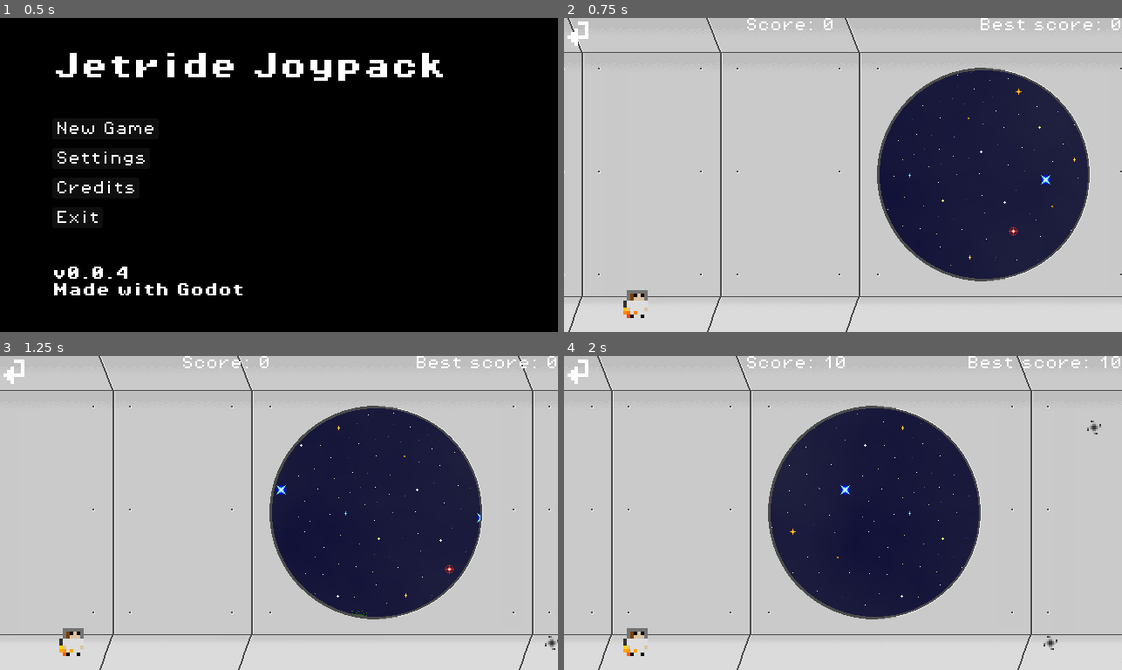
Above: before the commit, frames 1-4 (two rows, left to right).
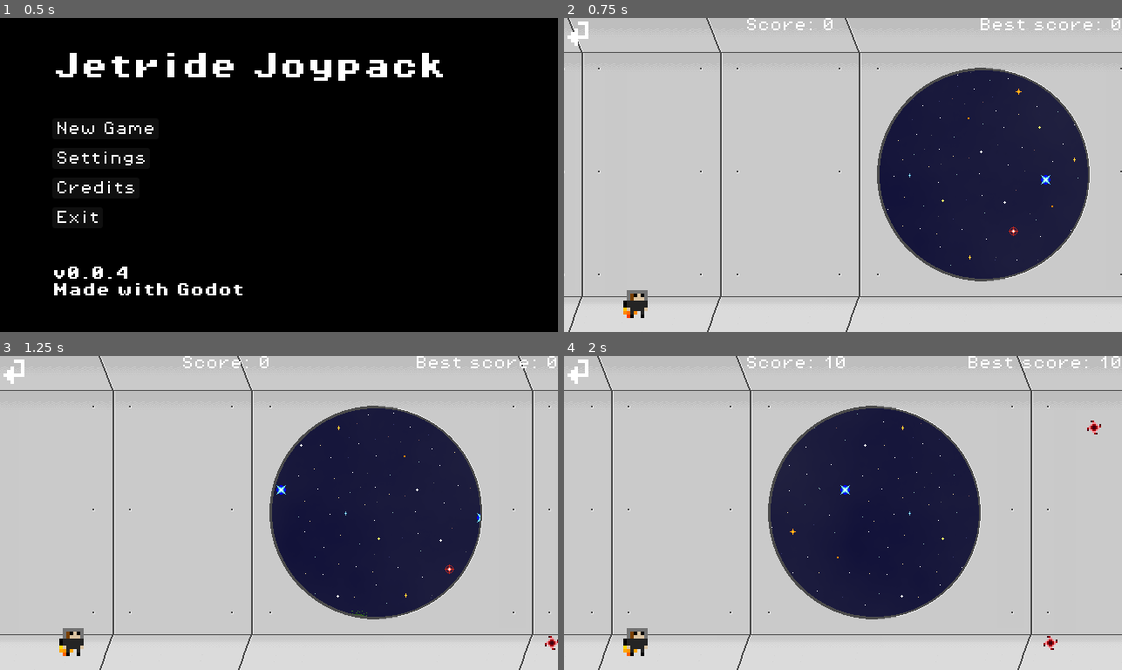
Above: after the commit, the same moments.

Repository: Modailun/jetride-joypack-clone
Game: Godot game, scene res://scenes/main_menu.tscn
Two runs of this game, one before a commit and one after it. Both use one fixed random seed, a clock stepped at 60 frames per second and the inputs below.
Inputs:
- Up to frame 1 (0.5 s): no input
- Up to frame 2 (0.75 s): click "New Game" at 0.5 s
- Up to frame 3 (1.25 s): no input
- Up to frame 4 (2 s): click "New Game" at 1.25 s

Frame 1 is identical in both runs. In frame 2, 0.1% of the frame differs, in the area x 10-15%, y 90-95%; in frame 3, 0.2%; in frame 4, 0.2%, in the area x 10-97%, y 20-95%.

Commit message:
Fixed Player & Obstacle art, Added Credits

Diff:
--- a/project.godot
+++ b/project.godot
@@ -35,6 +35,10 @@
 , null]
 }
 
+[physics]
+
+2d/run_on_separate_thread=true
+
 [rendering]
 
 textures/vram_compression/import_etc2_astc=true
--- a/scenes/credits.tscn
+++ b/scenes/credits.tscn
@@ -6,7 +6,7 @@
 
 [sub_resource type="LabelSettings" id="LabelSettings_ooihk"]
 font = ExtResource("2_0ctdu")
-font_size = 32
+font_size = 24
 
 [node name="Credits" type="MarginContainer"]
 anchors_preset = 15
@@ -39,7 +39,9 @@
 [node name="CreditLabel" type="Label" parent="MarginContainer/HBoxContainer/VBoxContainer/MarginContainer"]
 texture_filter = 1
 layout_mode = 2
-text = "Made by Modailun"
+text = "Programming - Modailun
+
+Art - Essou & Modailun"
 label_settings = SubResource("LabelSettings_ooihk")
 horizontal_alignment = 1
 vertical_alignment = 1
Binary file changed: assets/sprites/Obstacles.png
Not shown, changed: assets/sprites/Obstacles.png.import
Binary file changed: assets/sprites/Player.png
Not shown, changed: assets/sprites/Player.png.import
Not shown: 2 places in scenes/character.tscn that only renumber resources
Not shown: 1 places in scenes/obstacle.tscn that only renumber resources
